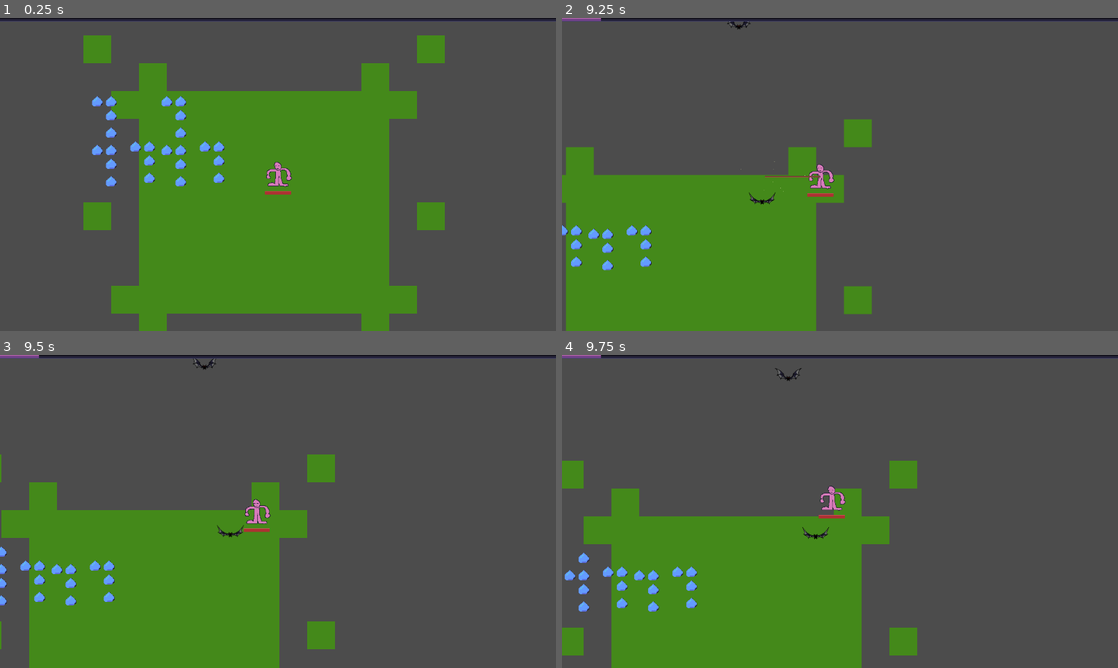
Above: before the commit, frames 1-4 (two rows, left to right).
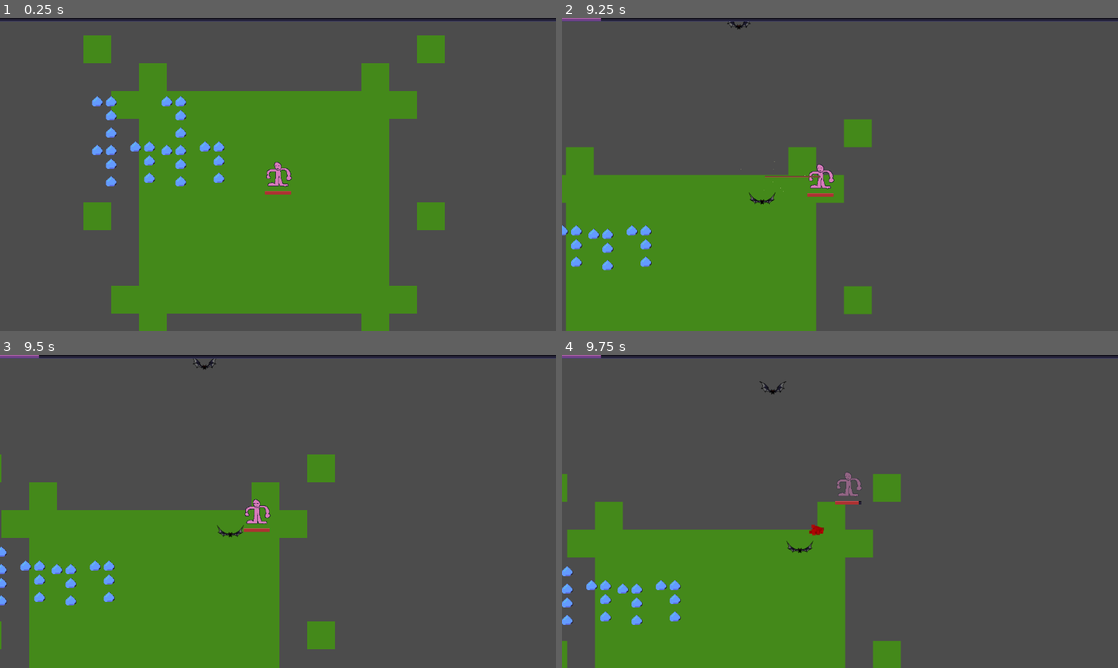
Above: after the commit, the same moments.

Repository: awindahl/rw-gamejam
Game: Godot game, scene res://TestBench.tscn
Same seed, same stepped clock (60 frames per second), same inputs: the game is played once before the commit and once after it.
Inputs:
- Up to frame 1 (0.25 s): no input
- Up to frame 2 (9.25 s): tap Enter (ui_accept) at 0.5, 0.77, 1.52, 3.02, 3.77, 4.52, 6.02, 6.77, 7.52, 9.02 s; hold Up (ui_up) 0.53-2.03 s; hold Left (ui_left) 2.03-3.53 s; hold Down (ui_down) 3.53-4.28 s; hold Right (ui_right) 4.28-5.03 s; hold Up (ui_up) 5.03-5.78 s; hold Right (ui_right) 5.78-8.03 s; hold Down (ui_down) 8.03-8.78 s; hold Left (ui_left) from 8.78 s (still down)
- Up to frame 3 (9.5 s): keep holding Left (ui_left)
- Up to frame 4 (9.75 s): release Left (ui_left) at 9.53 s; hold Up (ui_up) from 9.53 s (still down)

Frames 1-3 are identical in both runs. In frame 4, 9.6% of the frame differs, in the area x 0-64%, y 4-100%.

Commit message:
player now takes damage from enemy

Diff:
--- a/RW gamejam/Enemy.gd
+++ b/RW gamejam/Enemy.gd
@@ -34,3 +34,12 @@
 
 func die():
 	animPlayer.play("death")
+
+
+func _on_Area2D_body_entered(body):
+	if body.is_in_group("Player"):
+		if not body.is_invincible:
+			#TODO proper damage numbers
+			body.damage(10)
+			body.is_hit = true
+			body.hit_dir = body.position - position
--- a/RW gamejam/Enemy.tscn
+++ b/RW gamejam/Enemy.tscn
@@ -68,6 +68,9 @@
 [sub_resource type="CircleShape2D" id=6]
 radius = 23.0
 
+[sub_resource type="CircleShape2D" id=7]
+radius = 26.5
+
 [node name="Enemy" type="KinematicBody2D" groups=["Enemies"]]
 script = ExtResource( 1 )
 
@@ -84,3 +87,12 @@
 
 [node name="CollisionShape2D" type="CollisionShape2D" parent="."]
 shape = SubResource( 6 )
+
+[node name="Area2D" type="Area2D" parent="."]
+collision_layer = 2
+collision_mask = 2
+
+[node name="CollisionShape2D" type="CollisionShape2D" parent="Area2D"]
+shape = SubResource( 7 )
+
+[connection signal="body_entered" from="Area2D" to="." method="_on_Area2D_body_entered"]
--- /dev/null
+++ b/RW gamejam/Scenes/BloodParticles.tscn
@@ -0,0 +1,37 @@
+[gd_scene load_steps=4 format=2]
+
+[sub_resource type="Curve" id=1]
+min_value = -200.0
+max_value = 200.0
+_data = [ Vector2( 0, 200 ), 0.0, 0.0, 0, 0, Vector2( 1, -200 ), -1148.05, 0.0, 0, 0 ]
+
+[sub_resource type="Curve" id=3]
+_data = [ Vector2( 0, 1 ), 0.0, 0.0, 0, 0, Vector2( 0.843137, 0.632955 ), -1.85455, -1.85455, 0, 0, Vector2( 1, 0 ), 0.0, 0.0, 0, 0 ]
+
+[sub_resource type="Gradient" id=2]
+offsets = PoolRealArray( 0, 0.0883978, 0.994475, 1 )
+colors = PoolColorArray( 0, 0, 0, 1, 1, 1, 1, 1, 0.415405, 0.415405, 0.415405, 0.574586, 0.976471, 0.976471, 0.976471, 0 )
+
+[node name="BloodParticles" type="CPUParticles2D"]
+emitting = false
+amount = 128
+one_shot = true
+speed_scale = 1.94
+explosiveness = 1.0
+randomness = 1.0
+lifetime_randomness = 1.0
+local_coords = false
+direction = Vector2( 0, -1 )
+spread = 76.31
+gravity = Vector2( 0, 61.135 )
+initial_velocity = 15.66
+initial_velocity_random = 1.0
+linear_accel = 11.18
+linear_accel_random = 1.0
+linear_accel_curve = SubResource( 1 )
+scale_amount = 10.0
+scale_amount_random = 1.0
+scale_amount_curve = SubResource( 3 )
+color = Color( 0.901961, 0.0156863, 0.0156863, 1 )
+color_ramp = SubResource( 2 )
+hue_variation_random = 1.0
--- a/RW gamejam/Scenes/Player.tscn
+++ b/RW gamejam/Scenes/Player.tscn
@@ -8,7 +8,7 @@
 [ext_resource path="res://Assets/UI_xpbar_bg.png" type="Texture" id=6]
 
 [sub_resource type="RectangleShape2D" id=1]
-extents = Vector2( 27, 30 )
+extents = Vector2( 31, 32 )
 
 [sub_resource type="CircleShape2D" id=2]
 radius = 80.0
@@ -68,4 +68,13 @@
 texture_under = ExtResource( 4 )
 texture_progress = ExtResource( 5 )
 
+[node name="InvincibilityTimer" type="Timer" parent="."]
+one_shot = true
+
+[node name="HitTimer" type="Timer" parent="."]
+wait_time = 0.1
+one_shot = true
+
 [connection signal="area_entered" from="Hitbox" to="." method="_on_Hitbox_area_entered"]
+[connection signal="timeout" from="InvincibilityTimer" to="." method="_on_InvincibilityTimer_timeout"]
+[connection signal="timeout" from="HitTimer" to="." method="_on_HitTimer_timeout"]
--- a/RW gamejam/Scenes/WhipAttack.tscn
+++ b/RW gamejam/Scenes/WhipAttack.tscn
@@ -76,10 +76,10 @@
 tracks/2/imported = false
 tracks/2/enabled = true
 tracks/2/keys = {
-"times": PoolRealArray( 0.00173767, 0.0591911, 0.191645, 0.264994 ),
-"transitions": PoolRealArray( 1, 1, 1, 1 ),
+"times": PoolRealArray( 0.00173767, 0.07382, 0.264994 ),
+"transitions": PoolRealArray( 1, 1, 1 ),
 "update": 1,
-"values": [ true, false, false, true ]
+"values": [ true, false, true ]
 }
 tracks/3/type = "method"
 tracks/3/path = NodePath(".")
@@ -88,30 +88,16 @@
 tracks/3/imported = false
 tracks/3/enabled = true
 tracks/3/keys = {
-"times": PoolRealArray( 0.0708076 ),
+"times": PoolRealArray( 0.0727152 ),
 "transitions": PoolRealArray( 1 ),
 "values": [ {
 "args": [  ],
 "method": "_particles"
 } ]
 }
-tracks/4/type = "method"
-tracks/4/path = NodePath(".")
-tracks/4/interp = 1
-tracks/4/loop_wrap = true
-tracks/4/imported = false
-tracks/4/enabled = true
-tracks/4/keys = {
-"times": PoolRealArray( 0.0770237 ),
-"transitions": PoolRealArray( 1 ),
-"values": [ {
-"args": [ null ],
-"method": "_on_Area2D_body_entered"
-} ]
-}
 
 [sub_resource type="RectangleShape2D" id=4]
-extents = Vector2( 33, 6 )
+extents = Vector2( 33, 2 )
 
 [node name="WhipAttack" type="Node2D"]
 script = ExtResource( 2 )
--- a/RW gamejam/Scripts/Player.gd
+++ b/RW gamejam/Scripts/Player.gd
@@ -8,11 +8,17 @@
 onready var UI = $CanvasLayer/UI
 onready var XP_bar = $CanvasLayer/UI/XPbar
 onready var HP_bar = $HPbar
+onready var blood_particles = preload("res://Scenes/BloodParticles.tscn")
+onready var hit_timer = $HitTimer
+onready var invic_timer = $InvincibilityTimer
+onready var sprite = $Sprite
+
 
 #xp, hp, etc
 var xp = 0
 var max_hp = 100
 var current_hp = 100
+var is_invincible = false
 
 #input
 var up
@@ -30,6 +36,8 @@
 var acceleration = 0.5
 var direction = Vector2()
 var velocity = Vector2()
+var is_hit = false
+var hit_dir = Vector2()
 
 
 # Called when the node enters the scene tree for the first time.
@@ -83,7 +91,10 @@
 	velocity.x = lerp(velocity.x, direction.x, acceleration)
 	velocity.y = lerp(velocity.y, direction.y, acceleration)
 
-	move_and_slide(velocity * move_speed)
+	if not is_hit:
+		move_and_slide(velocity * move_speed)
+	elif is_hit:
+		move_and_slide(hit_dir * 20)
 
 func UI_update():
 	XP_bar.value = xp
@@ -95,3 +106,22 @@
 		if not area.has_player:
 			area.has_player = true
 			area.Player = self
+
+func damage(damage):
+	var new_blood = blood_particles.instance()
+	add_child(new_blood)
+	new_blood.emitting = true
+	current_hp -= damage
+	hit_timer.start()
+	invic_timer.start()
+	is_invincible = true
+	sprite.modulate.a = 0.5
+
+
+func _on_HitTimer_timeout():
+	is_hit = false
+
+
+func _on_InvincibilityTimer_timeout():
+	is_invincible = false
+	sprite.modulate.a = 1
Not shown: 1 places in RW gamejam/Enemy.tscn that only renumber resources
